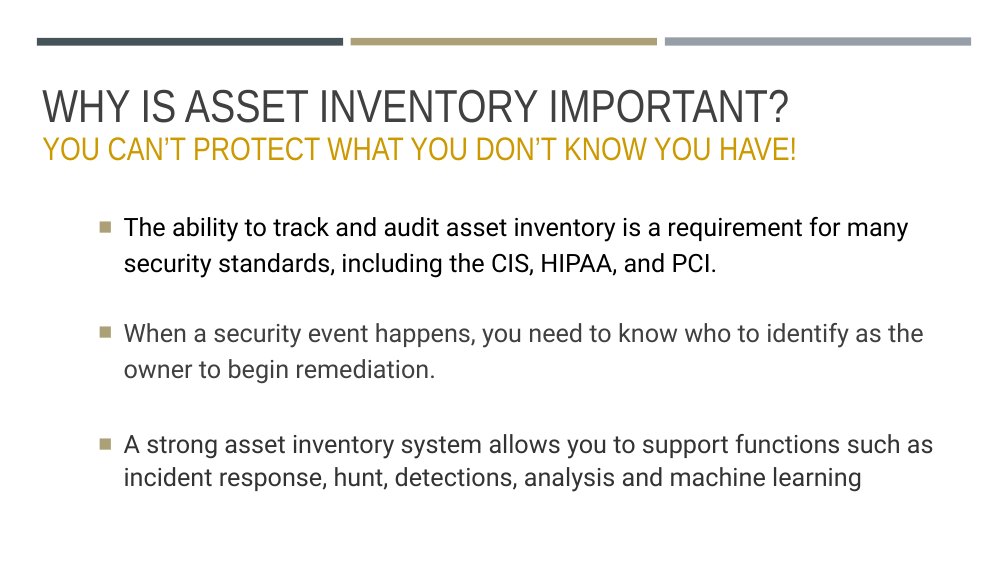
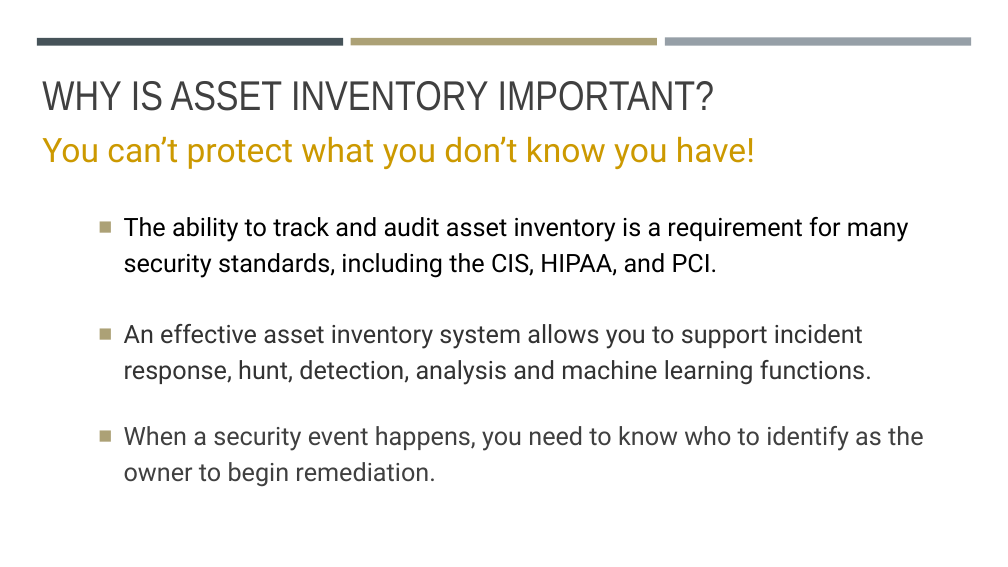
Before and after one commit to dantetrick/Transience_Databricks_LightGBMClassifier, a slide deck: slide 3 of Transience in InfoSec Data - Databricks Notebook.pptx (slide 2 before the commit). Drawn at 1008x567 pixels with LibreOffice and Linux fonts; fonts in the diff are those of the drawing. Boxes give left, top, right and bottom in pixels: in the first picture for what was removed or moved away, otherwise in the second. Text is boxed around its words. In the diff, an @@ line names an element or a change of style, - is before the commit and + after.

```diff
--- a/Transience in InfoSec Data - Databricks Notebook.pptx
+++ b/Transience in InfoSec Data - Databricks Notebook.pptx
@@ title at <box>42,81,715,111</box>: text changed; size 31 to 39.6 pt; text colour #CC9900 to #404040 @@
-WHY IS ASSET INVENTORY IMPORTANT?
-YOU CAN’T PROTECT WHAT YOU DON’T KNOW YOU HAVE!
+WHY IS ASSET INVENTORY IMPORTANT?
@@ text added at <box>42,136,755,169</box>, 32 pt, text #CC9900 @@
+You can’t protect what you don’t know you have!
@@ text at <box>124,324,872,385</box>: text changed @@
-■ A strong asset inventory system allows you to support functions such as incident response, hunt, detections, analysis and machine learning
+■ An effective asset inventory system allows you to support incident response, hunt, detection, analysis and machine learning functions.
@@ text "When a security event happens, ...": place and size @@
-text "When a security event happens, ..." at <box>124,323,923,384</box>
+text "When a security event happens, ..." at <box>124,426,923,487</box>
```
Also in this commit, not shown: 5 other slides changed, 1 slide added, 1 other file.
